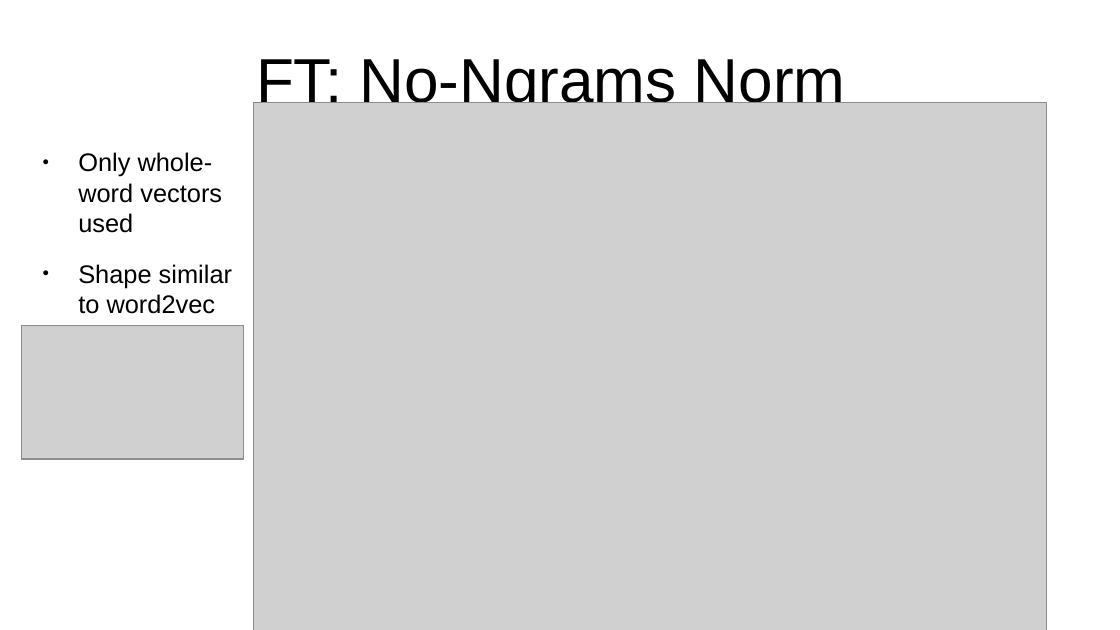
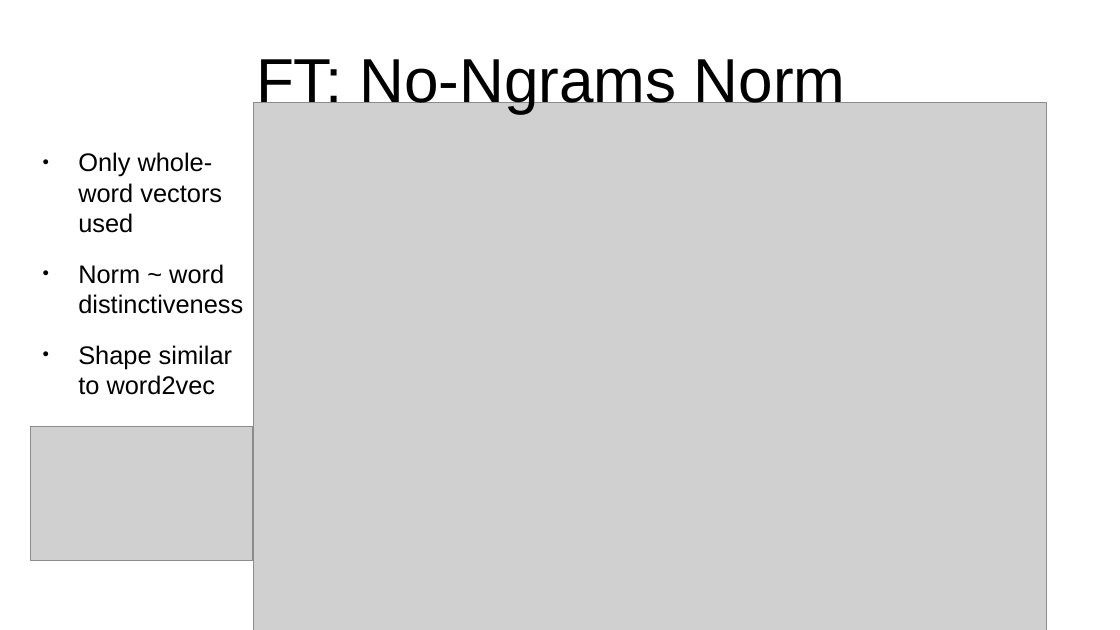
Before and after one commit to vackosar/fasttext-vector-norms-and-oov-words, a slide deck: slide 7 of presentation.odp. Drawn at 1120x630 pixels with LibreOffice and Linux fonts; fonts in the diff are those of the drawing; grey boxes stand for pictures. Boxes give left, top, right and bottom in pixels: in the first picture for what was removed or moved away, otherwise in the second. Text is boxed around its words. In the diff, an @@ line names an element or a change of style, - is before the commit and + after.

Commit message:
presentation

```diff
--- a/presentation.odp
+++ b/presentation.odp
@@ text at (78,264,243,314): paragraph added @@
+● Norm ~ word distinctiveness
@@ picture: place and size @@
-picture at (21,325,244,459)
+picture at (30,427,253,561)
```
Also in this commit, not shown: 1 other slide changed, 2 slides added.
